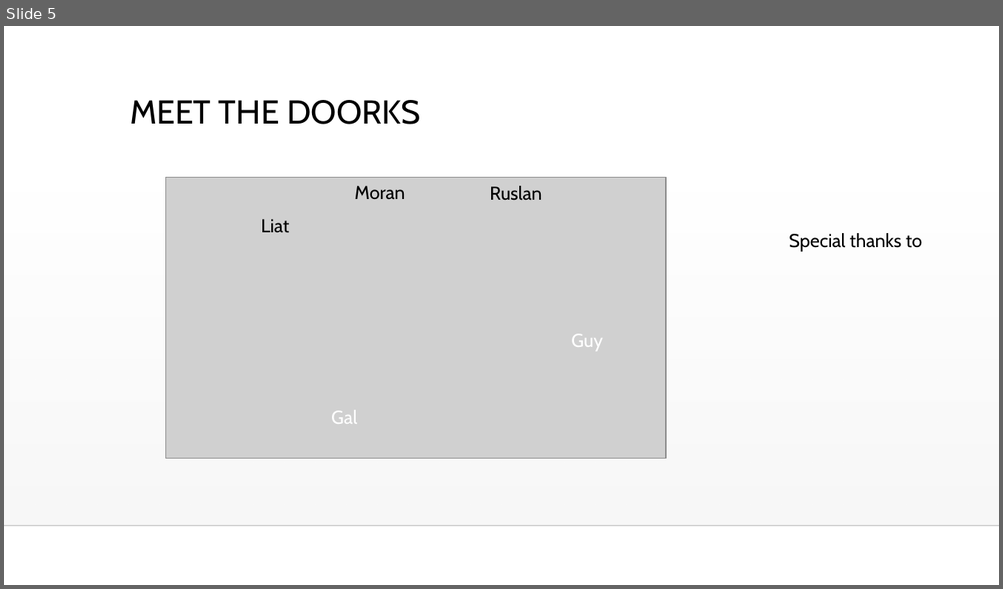
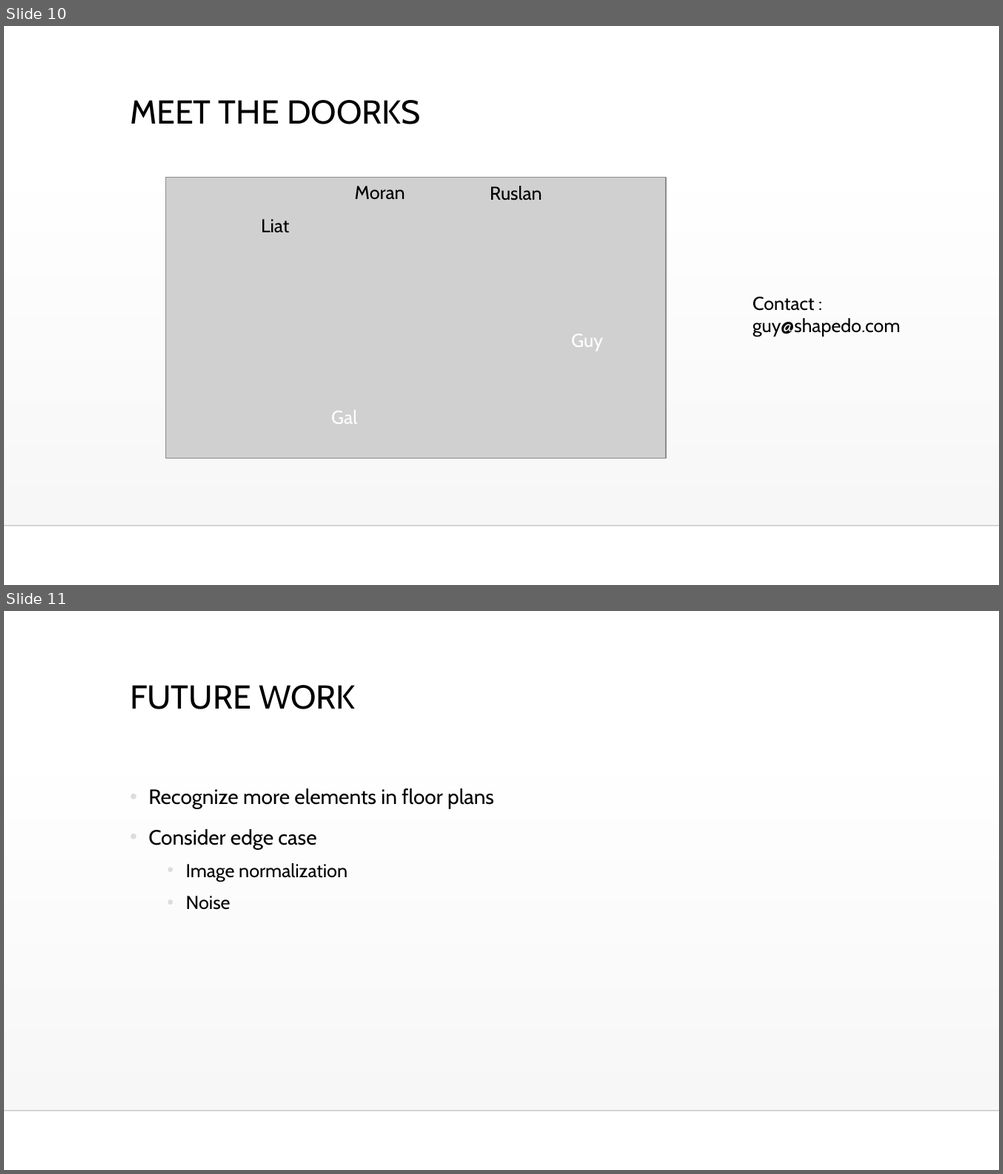
Before and after one commit to guysoft/thedoorks, a slide deck: media/Hack.pptx. Shown one above the other, each under a label of ours: slide 5 before the commit, slides 10 and 11 after it. The pictures are 1003x589 and 1003x1174 pixels, drawn with LibreOffice and Linux fonts; fonts in the diff are those of the drawing; grey boxes stand for pictures; background and template pictures are left out. Boxes give left, top, right and bottom in pixels: in the first picture for what was removed or moved away, otherwise in the second. Text is boxed around its words. In the diff, an @@ line names an element or a change of style, - is before the commit and + after.

```diff
--- a/media/Hack.pptx
+++ b/media/Hack.pptx
@@ slide 11 added at bbox=[4, 611, 999, 1170], background #FFFFFF; not listed: 2 template elements that a slide beside it also shows @@
@@ title added at bbox=[130, 685, 356, 709], 32 pt, text #000000 @@
+FUTURE WORK
@@ text added at bbox=[148, 789, 494, 910], 20 pt, text #000000 @@
+• Recognize more elements in floor plans
+• Consider edge case
+  • Image normalization
+  • Noise
@@ what was slide 5 is now slide 10 @@
@@ slide 10 changed as well @@
@@ text at bbox=[752, 297, 899, 337]: text changed @@
-Special thanks to
+Contact :
+guy@shapedo.com
```
Also in this commit, not shown: 3 other slides changed, 6 other slides added.
